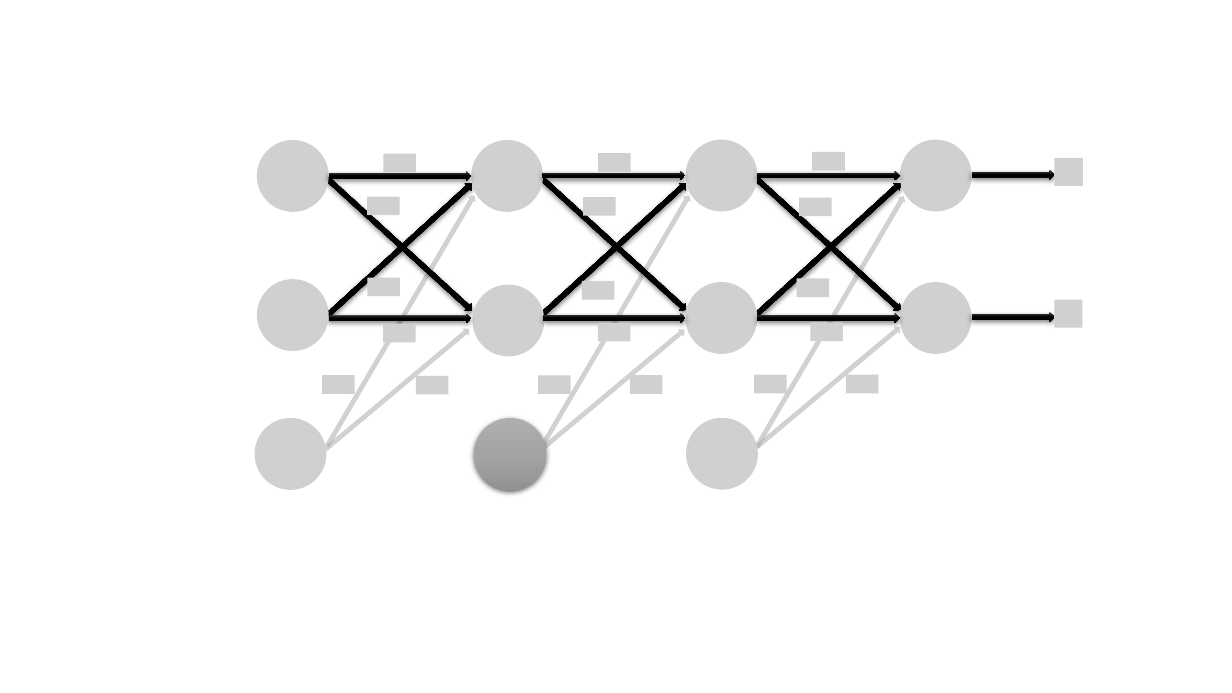
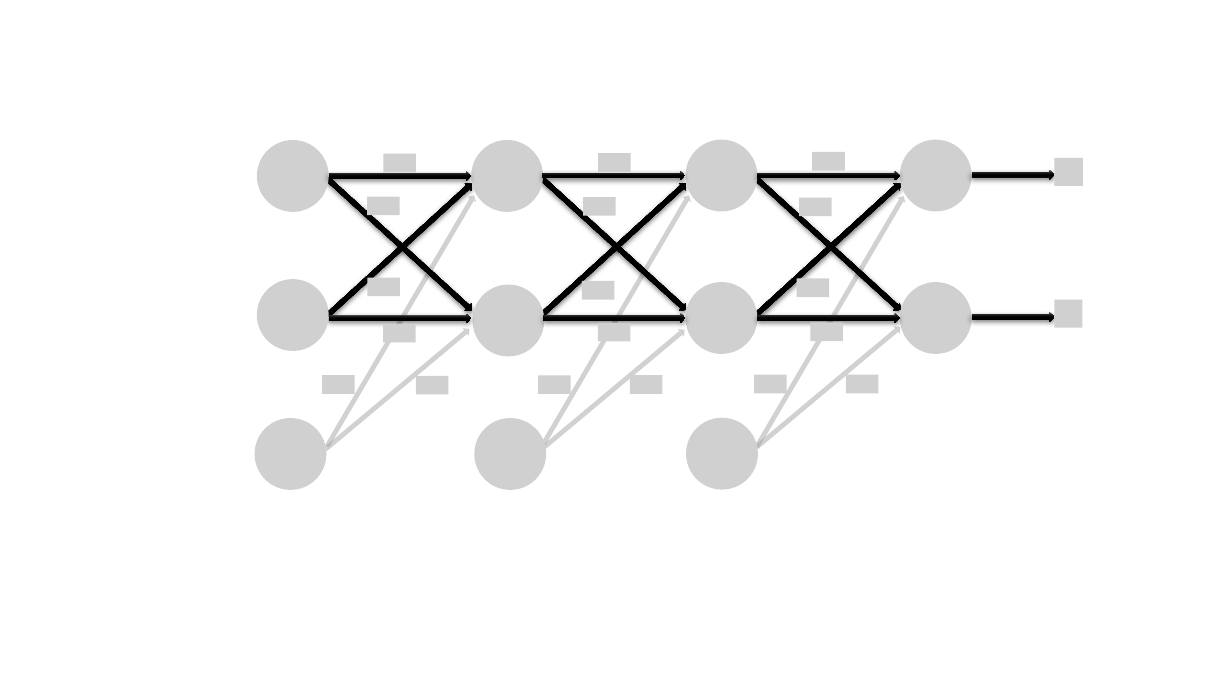
Before and after one commit to deflagg/ArtificialNeuralNetworkStudy, a slide deck: slide 14 of ANN Diagram.pptx. Drawn at 1232x693 pixels with LibreOffice and Linux fonts; fonts in the diff are those of the drawing; grey boxes stand for pictures. Boxes give left, top, right and bottom in pixels: in the first picture for what was removed or moved away, otherwise in the second. Text is boxed around its words. In the diff, an @@ line names an element or a change of style, - is before the commit and + after.

```diff
--- a/ANN Diagram.pptx
+++ b/ANN Diagram.pptx
@@ ellipse removed at (474, 418, 546, 490) @@
@@ picture added at (474, 418, 546, 490) @@
```
Also in this commit, not shown: 1 slide added, 2 other files.
